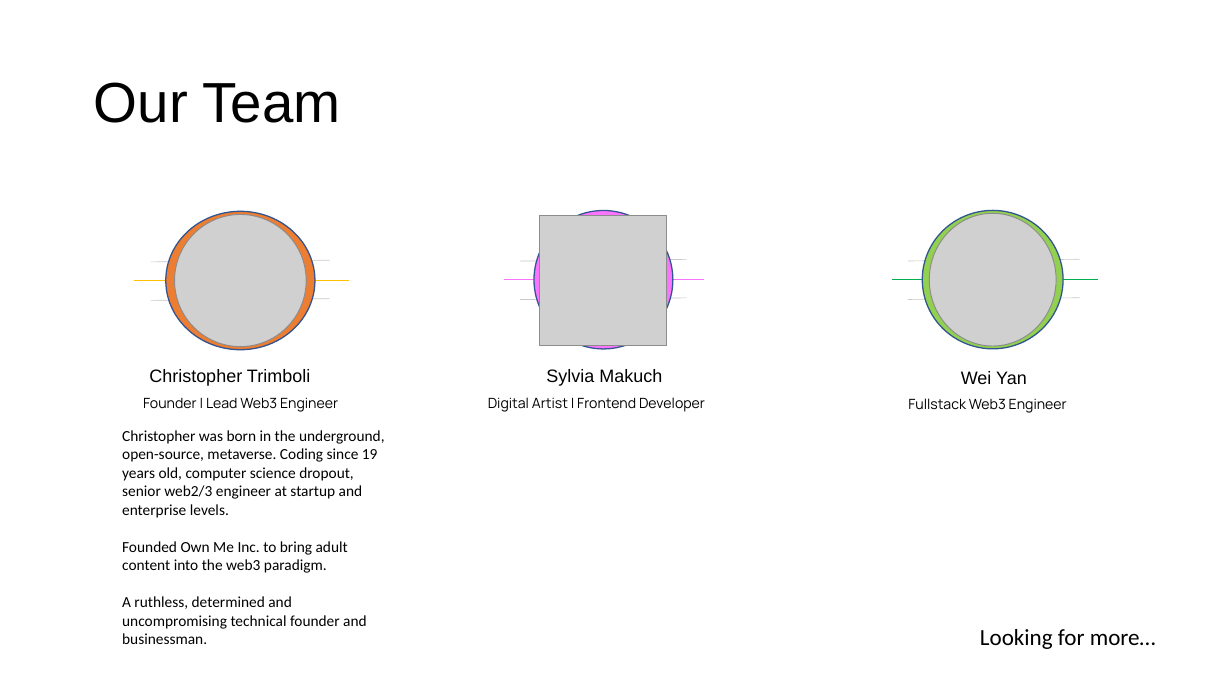
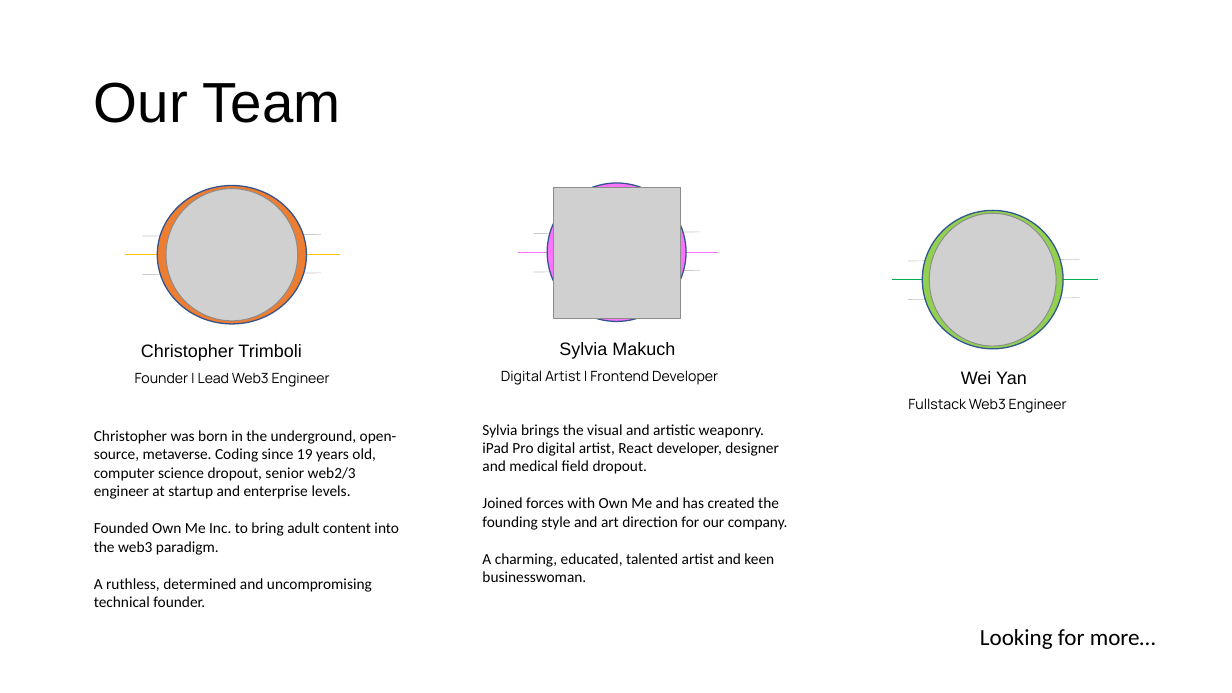
Before and after one commit to own-me/nude-pitch, a slide deck: slide 8 of own-me-pitch.pptx. Drawn at 1232x693 pixels with LibreOffice and Linux fonts; fonts in the diff are those of the drawing; grey boxes stand for pictures. Boxes give left, top, right and bottom in pixels: in the first picture for what was removed or moved away, otherwise in the second. Text is boxed around its words. In the diff, an @@ line names an element or a change of style, - is before the commit and + after.

Commit message:
add Sylvia team bio

```diff
--- a/own-me-pitch.pptx
+++ b/own-me-pitch.pptx
@@ 3 lines, 2 texts, 1 picture, 1 ellipse moved together from (x1=134, y1=212, x2=348, y2=412) to (x1=126, y1=186, x2=340, y2=387) @@
@@ 2 lines, 1 text, 1 ellipse moved together from (x1=488, y1=211, x2=705, y2=412) to (x1=501, y1=183, x2=718, y2=385) @@
@@ 1 picture, 1 text, 1 line moved together from (x1=520, y1=215, x2=687, y2=386) to (x1=533, y1=188, x2=700, y2=359) @@
@@ text at (x1=94, y1=430, x2=399, y2=607): text changed @@
-Christopher was born in the underground, open-source, metaverse. Coding since 19 years old, computer science dropout, senior web2/3 engineer at startup and enterprise levels.
-Founded Own Me Inc. to bring adult content into the web3 paradigm.
-A ruthless, determined and uncompromising technical founder and businessman.
+Christopher was born in the underground, open-source, metaverse. Coding since 19 years old, computer science dropout, senior web2/3 engineer at startup and enterprise levels.
+Founded Own Me Inc. to bring adult content into the web3 paradigm.
+A ruthless, determined and uncompromising technical founder.
@@ text added at (x1=482, y1=424, x2=788, y2=582), 12 pt, text #000000 @@
+Sylvia brings the visual and artistic weaponry. iPad Pro digital artist, React developer, designer and medical field dropout.
+Joined forces with Own Me and has created the founding style and art direction for our company.
+A charming, educated, talented artist and keen businesswoman.
```
